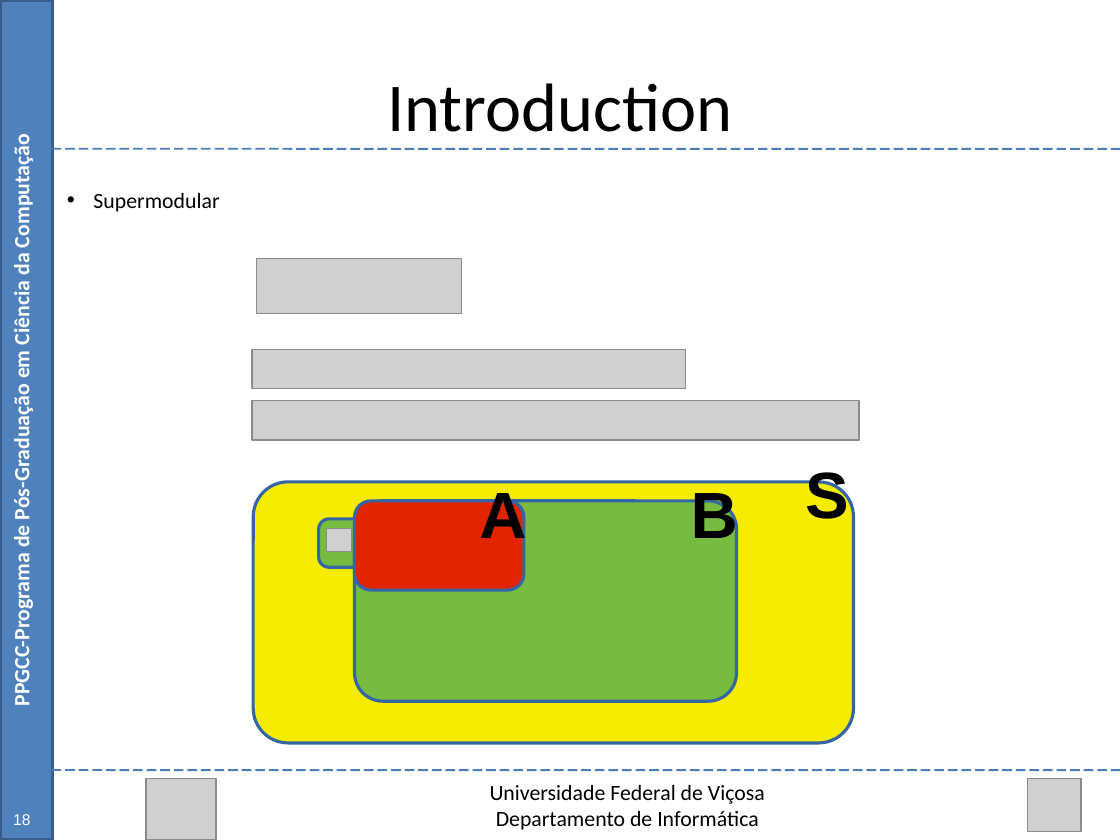
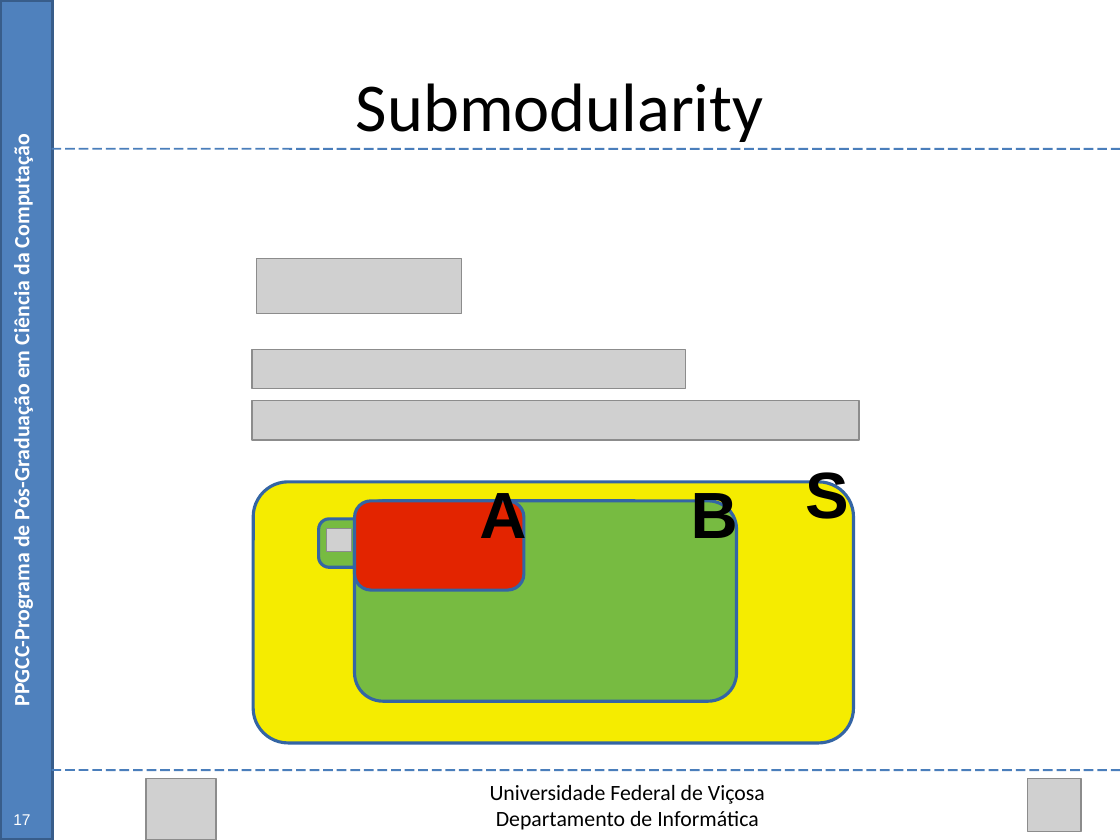
Before and after one commit to Marvinsky/research-marvin, a slide deck: slide 21 of latex/odp/selection heuristics.odp (slide 18 before the commit). Drawn at 1120x840 pixels with LibreOffice and Linux fonts; fonts in the diff are those of the drawing; grey boxes stand for pictures. Boxes give left, top, right and bottom in pixels: in the first picture for what was removed or moved away, otherwise in the second. Text is boxed around its words. In the diff, an @@ line names an element or a change of style, - is before the commit and + after.

```diff
--- a/latex/odp/selection heuristics.odp
+++ b/latex/odp/selection heuristics.odp
@@ text at [356,83,764,142]: text changed @@
-Introduction
+Submodularity
@@ text removed at [93,193,219,212] @@
-• Supermodular
@@ text at [13,814,30,825]: text changed @@
-18
+17
```
Also in this commit, not shown: 33 other slides changed, 16 slides added.
